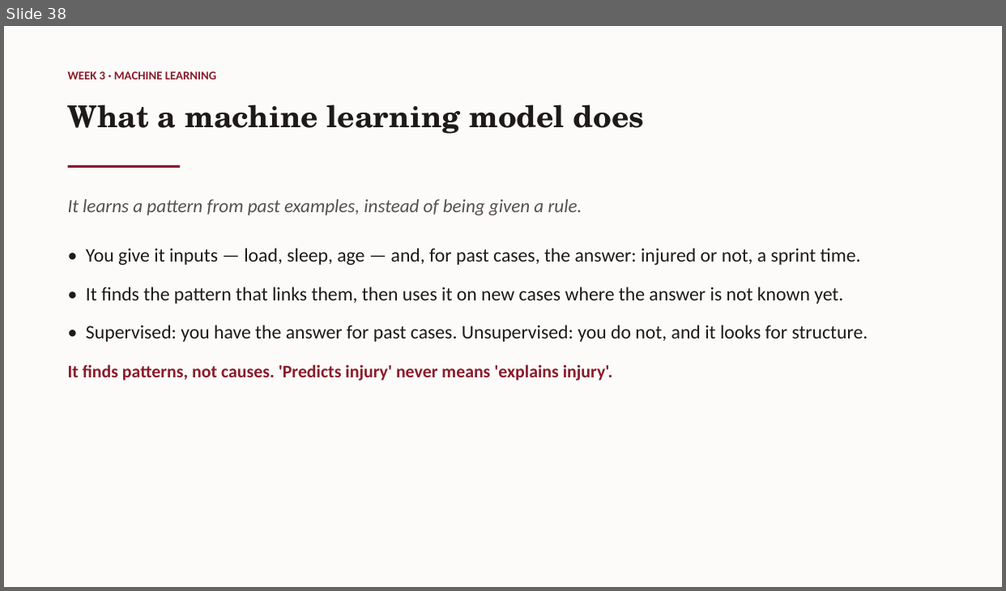
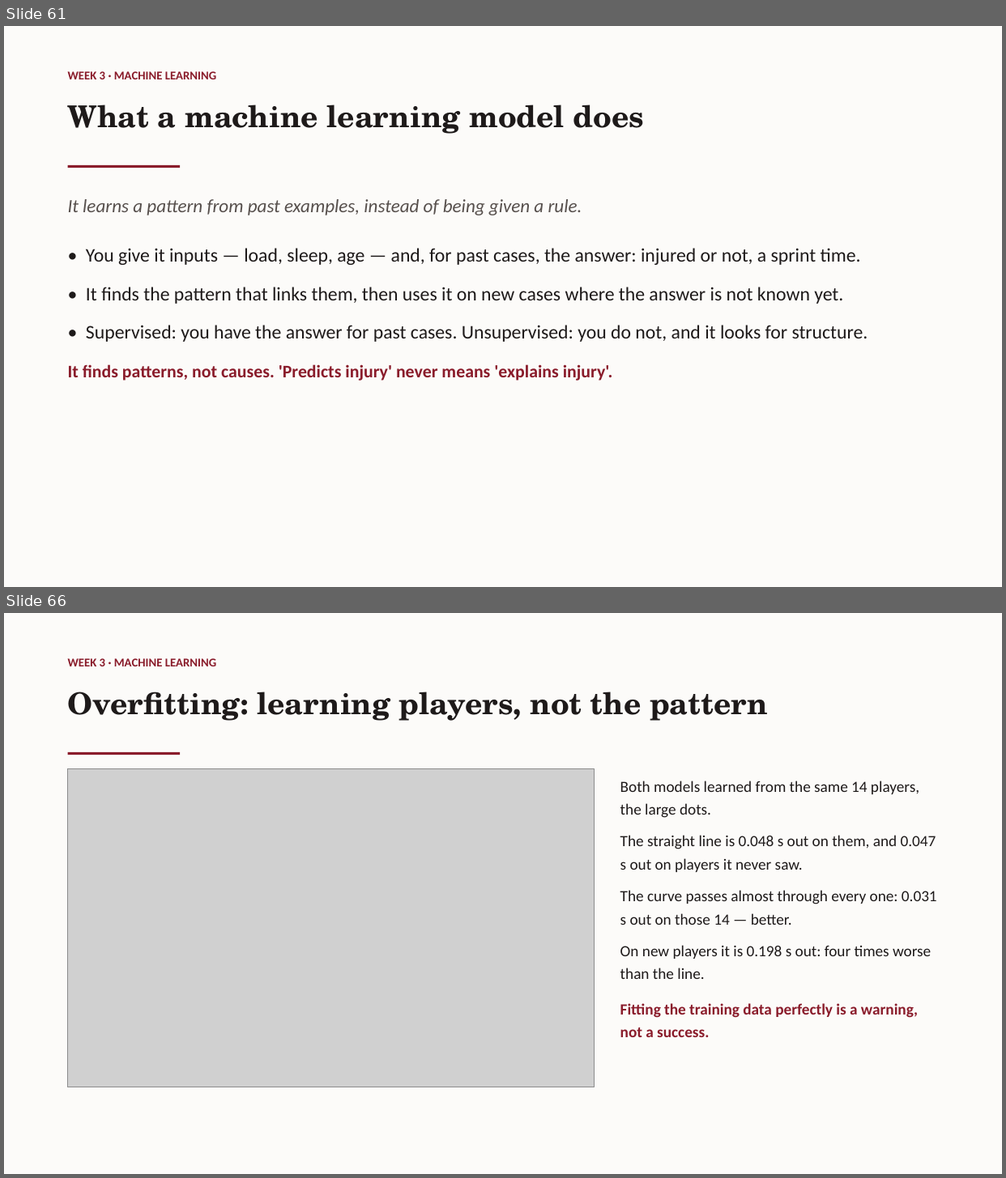
Before and after one commit to galipaydin/pes3850, a slide deck: lectures/week03/slides.pptx. Shown one above the other, each under a label of ours: slide 38 before the commit, slides 61 and 66 after it; the slides between them are not shown. The pictures are 1006x591 and 1006x1178 pixels, drawn with LibreOffice and Linux fonts; fonts in the diff are those of the drawing; grey boxes stand for pictures. Boxes give left, top, right and bottom in pixels: in the first picture for what was removed or moved away, otherwise in the second. Text is boxed around its words. In the diff, an @@ line names an element or a change of style, - is before the commit and + after.

Commit message:
Week 3 slides: worked examples for preprocessing, analysis and machine learning

```diff
--- a/lectures/week03/slides.pptx
+++ b/lectures/week03/slides.pptx
@@ slide 66 added at <box>4,613,1002,1174</box>, background #FCFBF9 @@
@@ text added at <box>68,658,216,666</box>, 11.5 pt, text #8A1C2B, bold @@
+WEEK 3 · MACHINE LEARNING
@@ text added at <box>68,692,768,721</box>, 29 pt, text #1E1A1A, bold @@
+Overfitting: learning players, not the pattern
@@ rectangle added at <box>68,752,180,756</box>, fill #8A1C2B @@
@@ picture added at <box>68,769,594,1088</box> @@
@@ text added at <box>620,781,937,1037</box>, 15 pt, text #1E1A1A @@
+Both models learned from the same 14 players, the large dots.
+The straight line is 0.048 s out on them, and 0.047 s out on players it never saw.
+The curve passes almost through every one: 0.031 s out on those 14 — better.
+On new players it is 0.198 s out: four times worse than the line.
+Fitting the training data perfectly is a warning, not a success.
@@ what was slide 38 is now slide 61 @@
```
Also in this commit, not shown: 34 other slides added, 2 other files.
